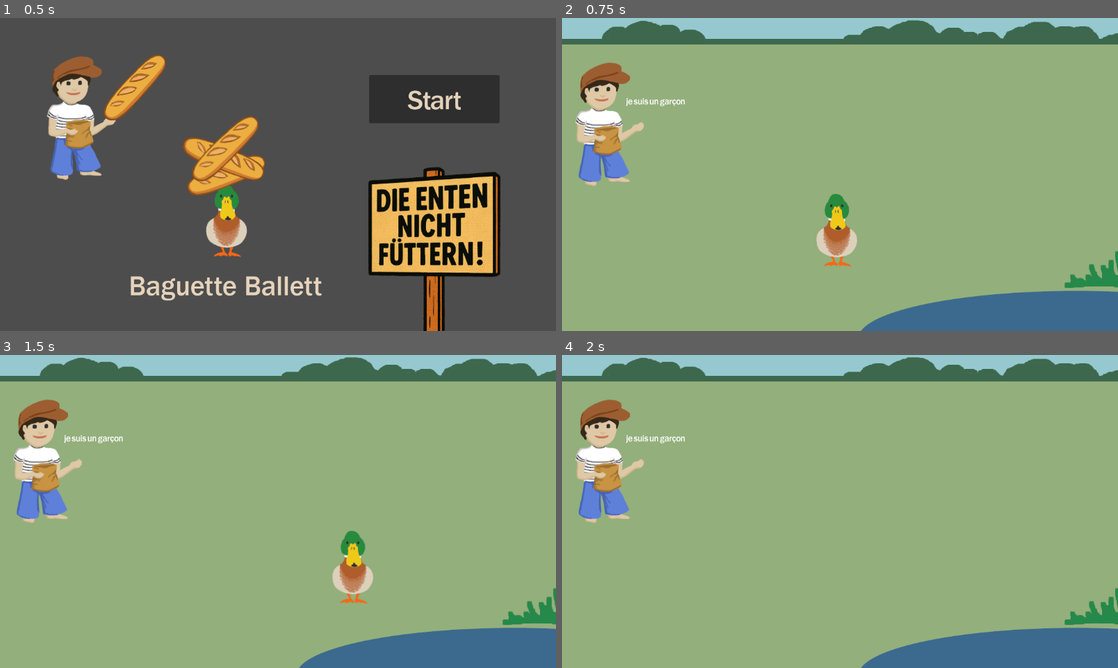
Above: before the commit, frames 1-4 (two rows, left to right).
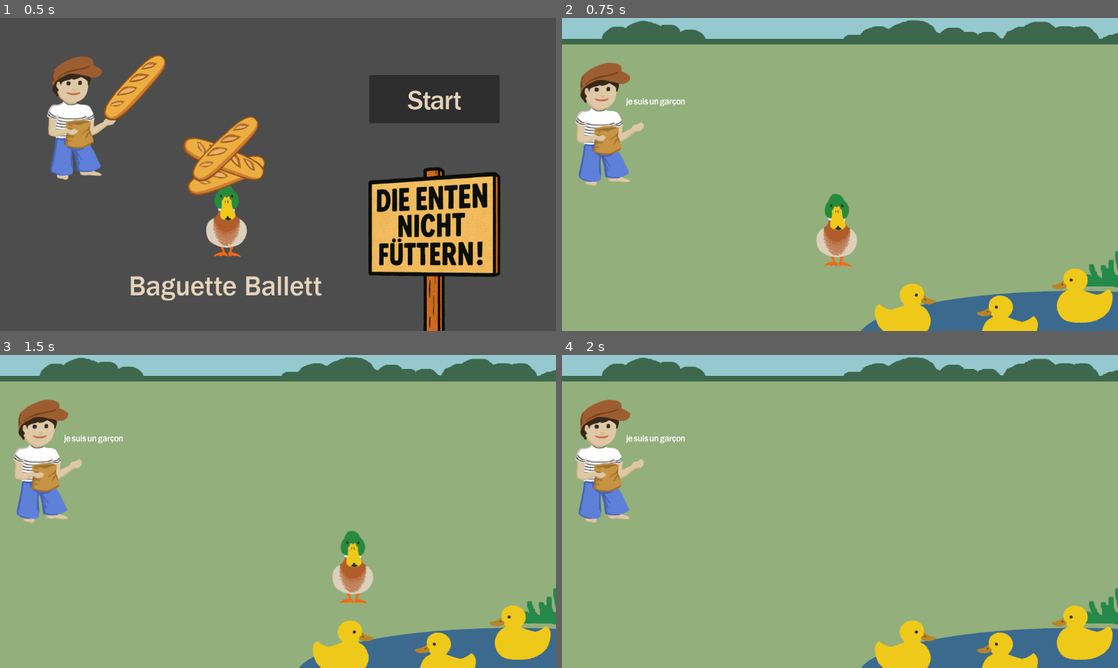
Above: after the commit, the same moments.

Repository: baguette-ballett/baguette-ballett
Game: Godot game, scene res://scenes/intro/intro.tscn
Same seed, same stepped clock (60 frames per second), same inputs: the game is played once before the commit and once after it.
Inputs:
- Up to frame 1 (0.5 s): no input
- Up to frame 2 (0.75 s): click "Start" at 0.5 s
- Up to frame 3 (1.5 s): tap Enter (ui_accept) at 1.25 s; hold Right (ui_right) from 1.28 s (still down); hold Enter (ui_accept) from 1.28 s (still down)
- Up to frame 4 (2 s): keep holding Right (ui_right); keep holding Enter (ui_accept)

Frame 1 is identical in both runs. In frame 2, 2.9% of the frame differs, in the area x 56-100%, y 80-100%; in frame 3, 2.9%; in frame 4, 2.9%.

Commit message:
Add some ducklings to the pond
closes #18

Diff:
--- a/scenes/level/level.tscn
+++ b/scenes/level/level.tscn
@@ -9,6 +9,7 @@
 [ext_resource type="AudioStream" uid="uid://cyhrg1m2rpgmj" path="res://assets/sounds/Sergio_27s_Magic_Dustbin.mp3" id="7_wcngd"]
 [ext_resource type="Texture2D" uid="uid://ckbvfvvt86i3u" path="res://assets/sprites/buttonLeft.png" id="7_xv074"]
 [ext_resource type="Texture2D" uid="uid://xnw6sx0diw5p" path="res://assets/sprites/buttonRight.png" id="8_sytrn"]
+[ext_resource type="Texture2D" uid="uid://dlcxs7ernhhm4" path="res://assets/sprites/duckling.png" id="8_tf2q7"]
 
 [sub_resource type="PhysicsMaterial" id="PhysicsMaterial_u52ul"]
 
@@ -65,6 +66,19 @@
 stream = ExtResource("7_wcngd")
 autoplay = true
 
+[node name="Duckling1" type="Sprite2D" parent="."]
+position = Vector2(711, 606)
+texture = ExtResource("8_tf2q7")
+flip_h = true
+
+[node name="Duckling2" type="Sprite2D" parent="."]
+position = Vector2(1078, 575)
+texture = ExtResource("8_tf2q7")
+
+[node name="Duckling3" type="Sprite2D" parent="."]
+position = Vector2(923, 631)
+texture = ExtResource("8_tf2q7")
+
 [node name="Control (full layout)" type="Control" parent="."]
 layout_mode = 3
 anchors_preset = 15
Not shown: 1 places in scenes/level/level.tscn that only renumber resources
